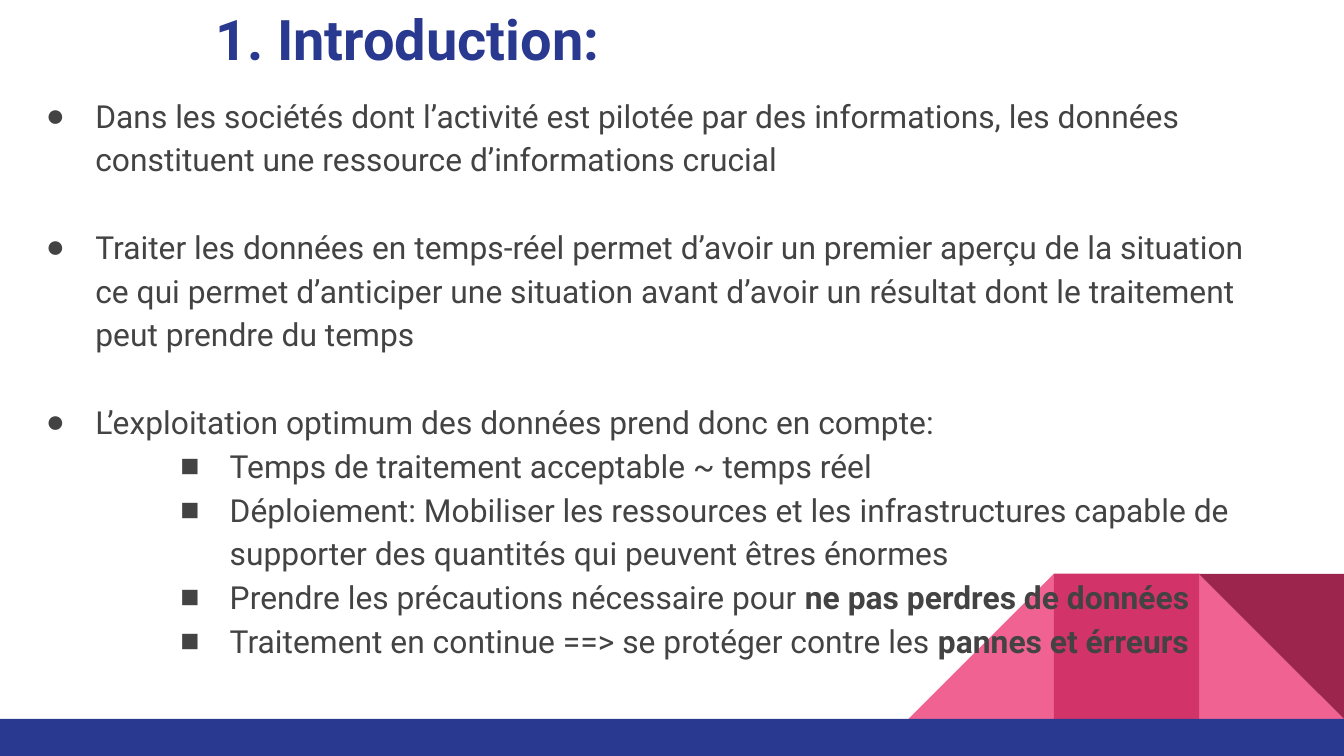
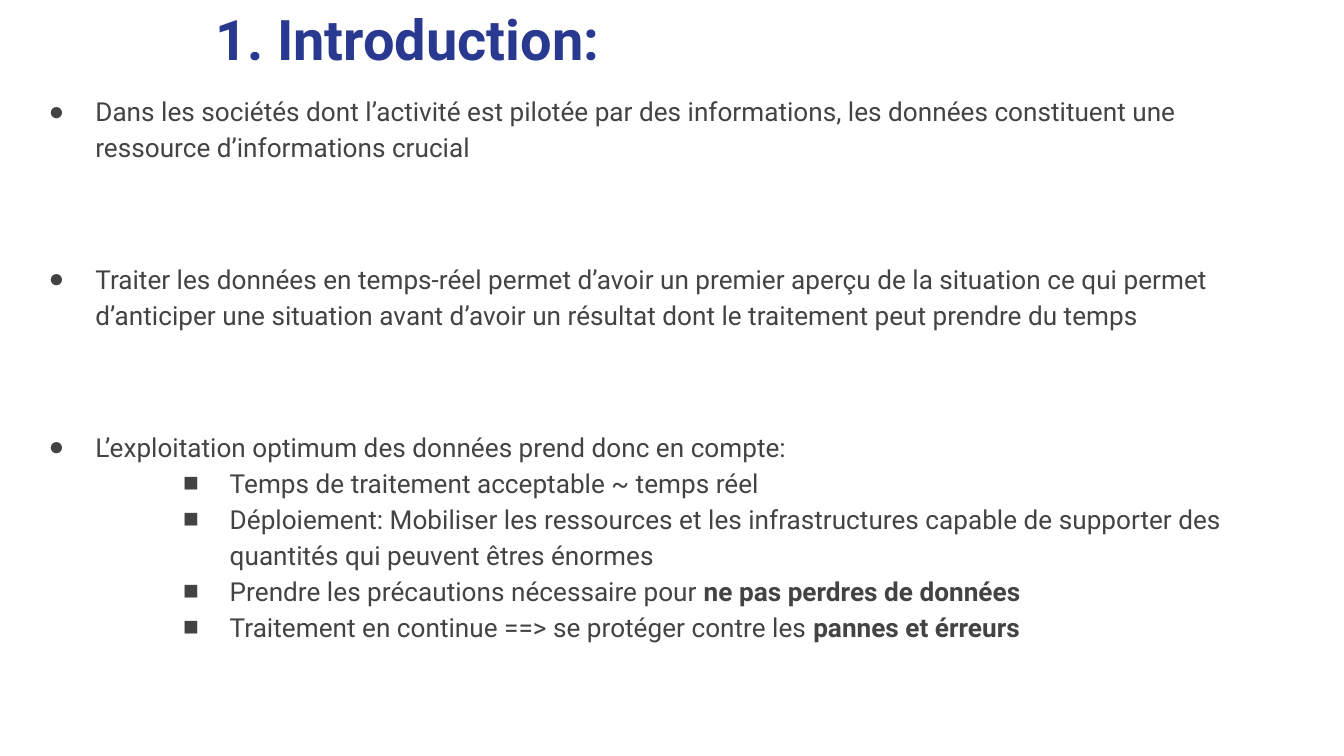
Before and after one commit to carolio7/lambda_architecture_for_tweetsProcessing, a slide deck: slide 3 of presentation/presentation_projet5_v01.pptx. Drawn at 1344x756 pixels with LibreOffice and Linux fonts; fonts in the diff are those of the drawing. Boxes give left, top, right and bottom in pixels: in the first picture for what was removed or moved away, otherwise in the second. Text is boxed around its words. In the diff, an @@ line names an element or a change of style, - is before the commit and + after.

```diff
--- a/presentation/presentation_projet5_v01.pptx
+++ b/presentation/presentation_projet5_v01.pptx
@@ text "Dans les sociétés dont l’activité ..." at (95,101,1220,643): size 17 to 14 pt; indent changed; more space between paragraphs @@
@@ group removed at (0,574,1344,756): 3 right triangles, 2 rectangles @@
```
Also in this commit, not shown: 6 other slides changed, 7 other files.
